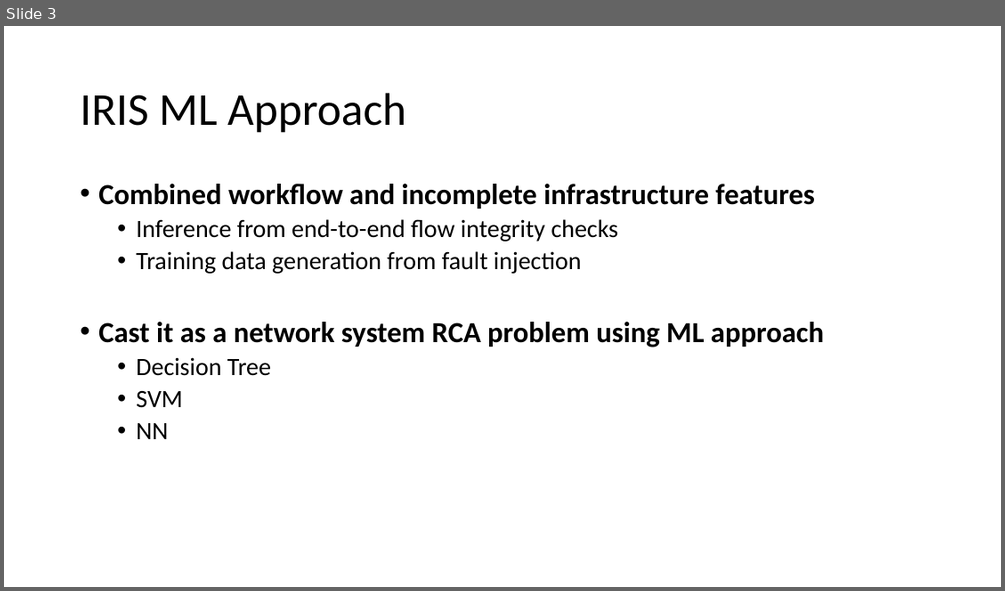
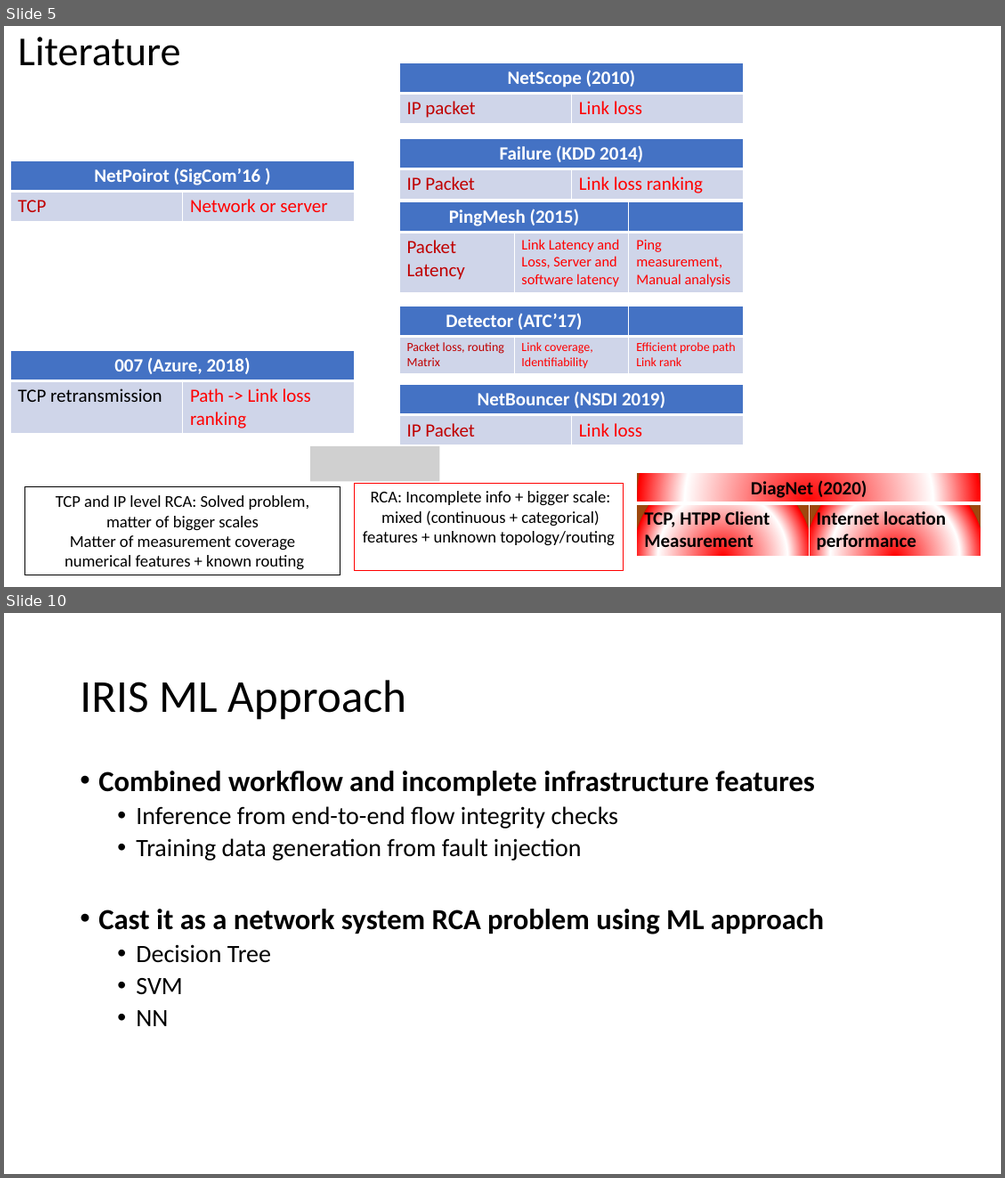
Before and after one commit to RENCI-NRIG/IRIS, a slide deck: doc/presentation/ml-final.pptx. Shown one above the other, each under a label of ours: slide 3 before the commit, slides 5 and 10 after it; the slides between them are not shown. The pictures are 1005x591 and 1005x1178 pixels, drawn with LibreOffice and Linux fonts; fonts in the diff are those of the drawing; grey boxes stand for pictures. Boxes give left, top, right and bottom in pixels: in the first picture for what was removed or moved away, otherwise in the second. Text is boxed around its words. In the diff, an @@ line names an element or a change of style, - is before the commit and + after.

Commit message:
presentation on analysis; osg topology

```diff
--- a/doc/presentation/ml-final.pptx
+++ b/doc/presentation/ml-final.pptx
@@ slide 5 added at (4,26,1001,587), background #FFFFFF @@
@@ title added at (18,37,181,66), 39.6 pt, text #000000 @@
+Literature
@@ table added at (399,62,744,122), 2 rows, 2 columns @@
+NetScope (2010) | 
+IP packet | Link loss
@@ table added at (399,139,744,199), 2 rows, 2 columns @@
+Failure (KDD 2014) | 
+IP Packet | Link loss ranking
@@ table added at (11,160,355,220), 2 rows, 2 columns @@
+NetPoirot (SigCom’16 ) | 
+TCP | Network or server
@@ table added at (399,201,743,291), 2 rows, 3 columns @@
+PingMesh (2015) |  | 
+Packet Latency | Link Latency and Loss, Server and software latency | Ping measurement, Manual analysis
@@ table added at (399,305,743,373), 2 rows, 3 columns @@
+Detector (ATC’17) |  | 
+Packet loss, routing Matrix | Link coverage, Identifiability | Efficient probe path / Link rank
@@ table added at (11,350,355,432), 2 rows, 2 columns @@
+007 (Azure, 2018) | 
+TCP retransmission | Path -> Link loss ranking
@@ table added at (399,384,744,444), 2 rows, 2 columns @@
+NetBouncer (NSDI 2019) | 
+IP Packet | Link loss
@@ picture added at (310,446,440,482) @@
@@ table added at (637,473,980,556), 2 rows, 2 columns @@
+DiagNet (2020) | 
+TCP, HTPP Client Measurement | Internet location performance
@@ rectangle added at (25,487,340,576), fill #FFFFFF, outline #000000 0.75 pt, 16 pt, text #000000 @@
+TCP and IP level RCA: Solved problem, matter of bigger scales
+Matter of measurement coverage
+numerical features + known routing
@@ rectangle added at (355,483,623,572), fill #FFFFFF, outline #FF0000 0.75 pt, 16 pt, text #000000 @@
+RCA: Incomplete info + bigger scale:
+mixed (continuous + categorical) features + unknown topology/routing
@@ what was slide 3 is now slide 10 @@
```
Also in this commit, not shown: 6 slides changed, 4 other slides added, 1 slide removed, 9 other files.
